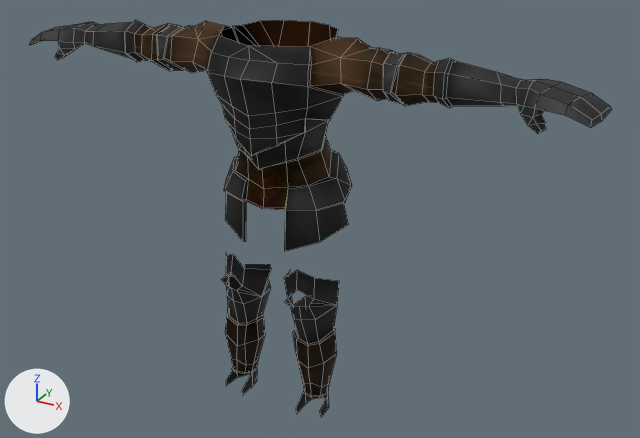
The FBX model Prototype/SwarmGame/Assets/SwarmPrototype/Resources/SwarmModels/Warrior_Body_Armored.fbx: old version first, new version second.
Both versions are drawn from a 50 mm lens placed at (2.18, -3.52, 2.85), pointed at (0.16, 0.15, 1.02). Arrows for +X, +Y and +Z are at lower left; the lights stay in place. The older version comes first. Mesh edges are drawn as thin lines.

The first picture shows 'Warrior_Body_Armored'.
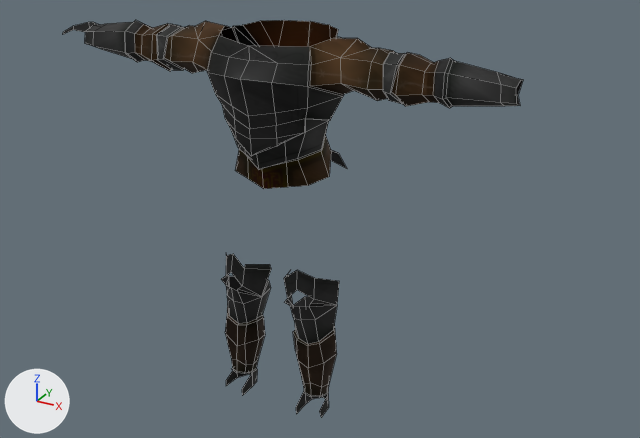
Changed parts and their boxes (x1, y1, x2, y2) in the pictures (640 x 438 px):
'Warrior_Body_Armored', reshaped (21% narrower)
    before: (30, 20, 612, 417)
    after: (62, 20, 523, 417)
part 1 of me_warrior_body_armored, deleted
    before: (224, 151, 352, 251)
part 2 of me_warrior_body_armored, deleted
    before: (516, 79, 612, 134)
part 3 of me_warrior_body_armored, deleted
    before: (30, 22, 99, 60)

Edits to the bpy script that builds the scene:
```text
Change me_warrior_body_armored:
    used by ob_warrior_body_armored; location = (0.0, 0.0, 0.0)
    remove me_warrior_body_armored.from_pydata(...)  # 556 vertices, 532 faces; spans x -1.52..1.52, y -0.3..0.41, z 0.0..2.0
    add me_warrior_body_armored.from_pydata(...)  # 447 vertices, 413 faces; spans x -1.52..1.18, y -0.3..0.39, z 0.0..2.0
    me_warrior_body_armored part 1
    46 vertices are removed from x -0.36..0.36, y -0.15..0.41, z 0.94..1.3
    44 faces are deleted
    me_warrior_body_armored part 2
    36 vertices are removed from x 1.21..1.52, y -0.11..0.18, z 1.73..1.91
    40 faces are deleted
    me_warrior_body_armored part 3
    27 vertices are removed from x -1.52..-1.21, y -0.11..0.05, z 1.73..1.91
    35 faces are deleted
```
